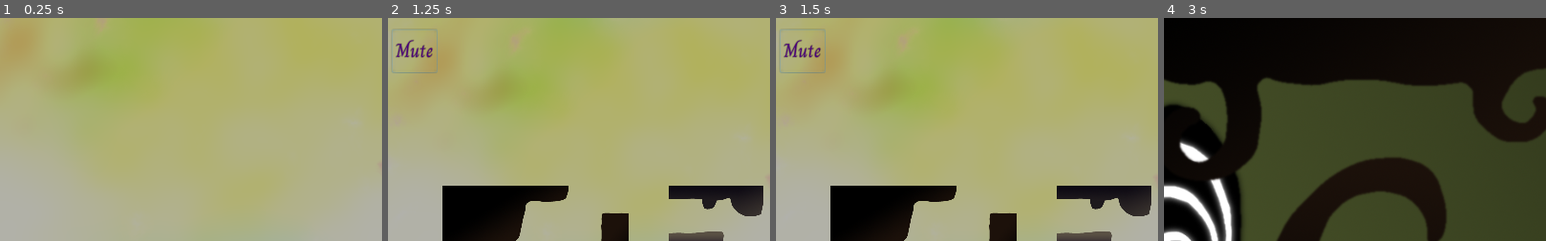
Above: before the commit, frames 1-4 (left to right).
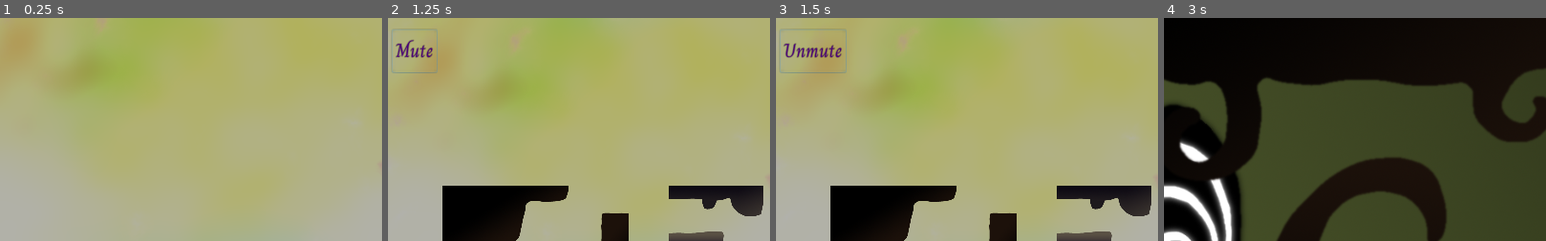
Above: after the commit, the same moments.

Repository: Dimension-Omega/misty-marshes
Game: Godot game, scene res://data/main/Main.tscn
Same seed, same stepped clock (60 frames per second), same inputs: the game is played once before the commit and once after it.
Inputs:
- Up to frame 1 (0.25 s): no input
- Up to frame 2 (1.25 s): tap Enter (ui_accept) at 0.5 s; hold Right (right) from 0.53 s (still down); hold Space (duality) from 0.53 s (still down); tap Up (jump) at 0.77 s
- Up to frame 3 (1.5 s): release Right (right) at 1.25 s; release Space (duality) at 1.25 s; click "Mute" at 1.25 s
- Up to frame 4 (3 s): click "Mute" (after the commit: "Unmute") at 2 s; click "1" at 2.75 s
The pictures show only the part of the screen within x 1-51%, y 0-50%; the shares and areas given below are measured in that part.

Frames 1-2 are identical in both runs. In frame 3, 0.7% of the frame differs, in the area x 2-19%, y 5-25%; in frame 4, nothing differs.

Commit message:
Fix mute button text on main menu

Diff:
--- a/data/menu/MainMenu.gd
+++ b/data/menu/MainMenu.gd
@@ -10,6 +10,7 @@
 	$LevelsPanel/GridContainer/Level2/MarginContainer/HBoxContainer/Level_2,
 	$LevelsPanel/GridContainer/Level3/MarginContainer/HBoxContainer/Level_3,
 ]
+onready var mute_button = $MuteButton
 const AUDIO_MASTER_BUS := 0
 
 var main
@@ -19,20 +20,21 @@
 	if mainGroup:
 		main = mainGroup[0]
 	levels_button.grab_focus()
-
 	if main:
 		for i in range(level_buttons.size()):
 			var levelButton : Button = level_buttons[i]
 			if not levelButton.is_connected("pressed", main, 'load_level_and_set_world'):
 				var _conErr = levelButton.connect("pressed", main, 'load_level_and_set_world', [i+1])
-
 	if ProjectSettings.get_setting('application/config/is_html'):
 		$Buttons/VBoxContainer/LevelsButton.focus_neighbour_top = "../Credits"
 		$Buttons/VBoxContainer/LevelsButton.focus_previous = "../Credits"
 		$Buttons/VBoxContainer/Credits.focus_neighbour_bottom = "../LevelsButton"
 		$Buttons/VBoxContainer/Credits.focus_next = "../LevelsButton"
 		$Buttons/VBoxContainer/Exit.queue_free()
+	refresh_mute_button()
 
+func refresh_mute_button() -> void:
+	mute_button.text = 'Unmute' if AudioServer.is_bus_mute(AUDIO_MASTER_BUS) else 'Mute'
 
 func _on_Exit_pressed():
 	get_tree().quit(0)
@@ -61,10 +63,9 @@
 	buttons.visible = false
 	last_panel = 'help'
 
-
 func _on_MuteButton_pressed():
 	AudioServer.set_bus_mute(AUDIO_MASTER_BUS, not AudioServer.is_bus_mute(AUDIO_MASTER_BUS))
-
+	refresh_mute_button()
 
 func _on_LicensesPopupCloseButton_pressed():
 	$CreditsPanel/LicensesPopup.visible = false
Not shown, removed: .github-ci.yml
